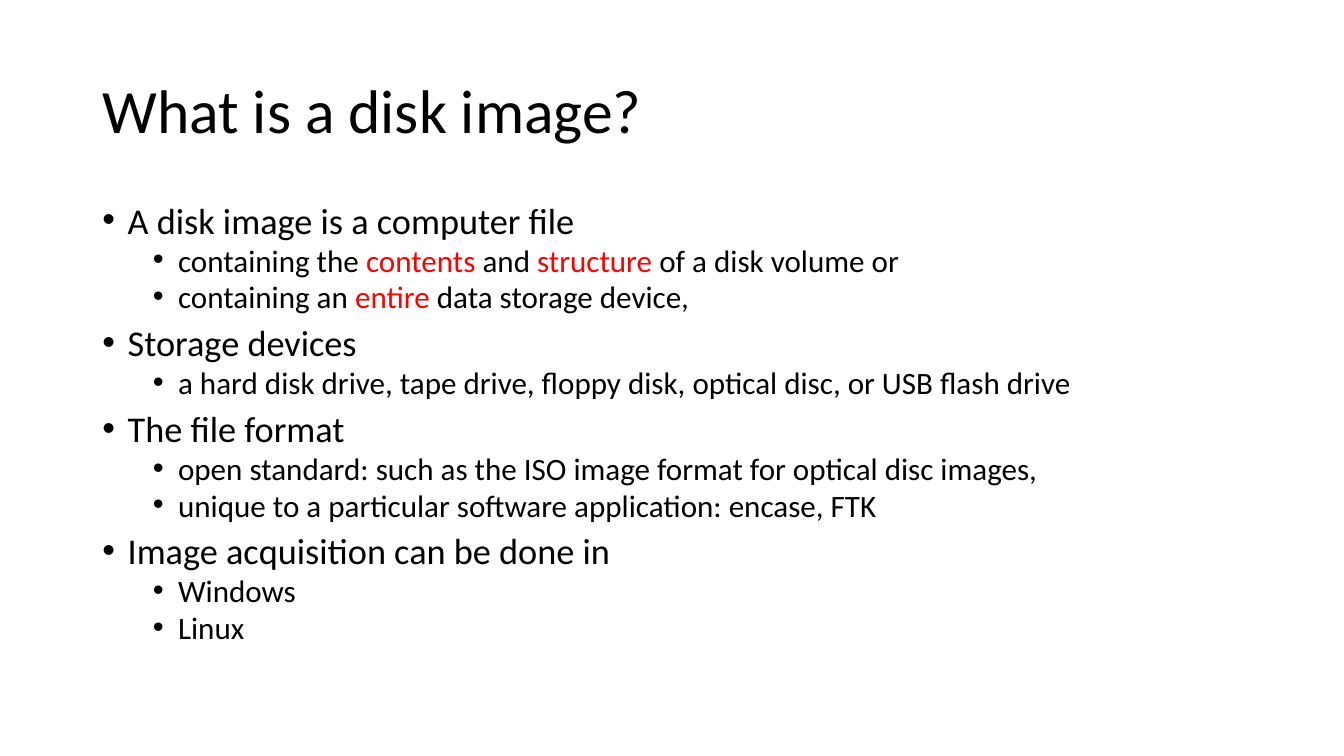
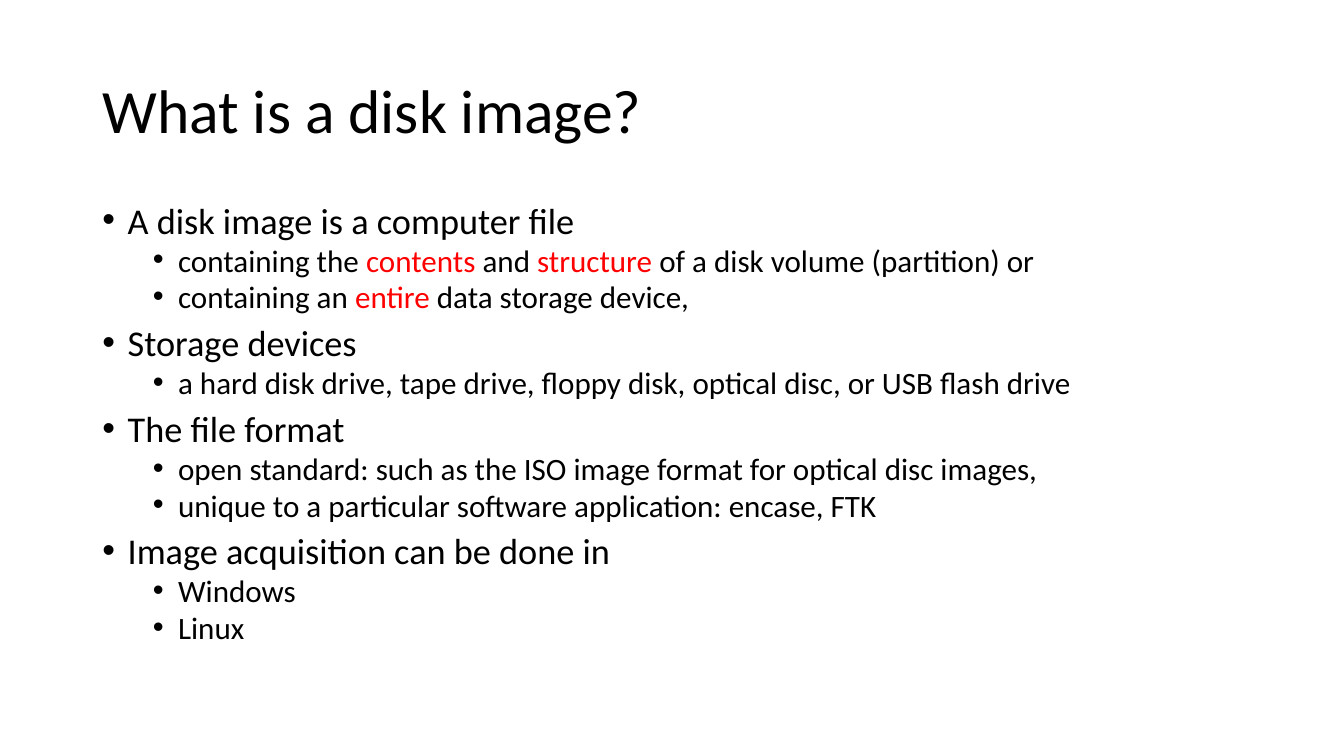
Before and after one commit to frankwxu/digital-forensics-lab, a slide deck: slide 3 of Basic_Computer_Skills_for_Forensics/7_USB_Image_Acquisition.pptx. Drawn at 1344x756 pixels with LibreOffice and Linux fonts; fonts in the diff are those of the drawing; background and template pictures are left out. Boxes give left, top, right and bottom in pixels: in the first picture for what was removed or moved away, otherwise in the second. Text is boxed around its words. In the diff, an @@ line names an element or a change of style, - is before the commit and + after.

```diff
--- a/Basic_Computer_Skills_for_Forensics/7_USB_Image_Acquisition.pptx
+++ b/Basic_Computer_Skills_for_Forensics/7_USB_Image_Acquisition.pptx
@@ text at [178, 249, 1034, 278]: text changed @@
-  • containing the contents and structure of a disk volume or
+  • containing the contents and structure of a disk volume (partition) or
```
Also in this commit, not shown: 1 other slide changed, 5 other files.
